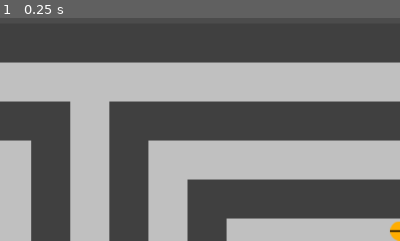
Above: before the commit, frame 1.
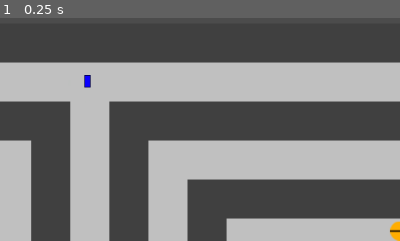
Above: after the commit, the same moment.

Repository: Charidan/Kleptochron
Game: Godot game, scene res://scenes/CollisionTest.tscn
The game is run twice, just before and just after one commit, with the same random seed, the same clock (stepped at 60 frames per second) and the same inputs.
Inputs:
- Up to frame 1 (0.25 s): no input
The pictures show only the part of the screen within x 0-50%, y 0-50%; the shares and areas given below are measured in that part.

The runs differ from the first frame. In frame 1, 0.1% of the frame differs, in the area x 21-23%, y 25-32%.

Commit message:
Keycards are now picked up and added to inventory.

Diff:
--- a/scenes/Character.tscn
+++ b/scenes/Character.tscn
@@ -8,7 +8,7 @@
 custom_solver_bias = 0.0
 radius = 15.293
 
-[node name="Character" type="KinematicBody2D" index="0"]
+[node name="Character" type="KinematicBody2D"]
 
 input_pickable = false
 collision_layer = 1
--- a/scenes/CollisionTest.tscn
+++ b/scenes/CollisionTest.tscn
@@ -6,6 +6,7 @@
 [ext_resource path="res://scenes/Door.tscn" type="PackedScene" id=4]
 [ext_resource path="res://tilesets/Interior.tres" type="TileSet" id=5]
 [ext_resource path="res://scenes/HUD.tscn" type="PackedScene" id=6]
+[ext_resource path="res://scenes/Keycard.tscn" type="PackedScene" id=7]
 
 [node name="Node2D" type="Node2D" index="0"]
 
@@ -89,3 +90,9 @@
 transform = Transform2D( 1, 0, 0, 1, 0, 0 )
 
 [node name="HUD" parent="CanvasLayer" index="0" instance=ExtResource( 6 )]
+
+[node name="Keycard" parent="." index="10" instance=ExtResource( 7 )]
+
+position = Vector2( 72, 26 )
+card_name = "Blue"
+card_color = "Blue"
--- a/scenes/Keycard.tscn
+++ b/scenes/Keycard.tscn
@@ -3,7 +3,7 @@
 [ext_resource path="res://scripts/KeycardD.gd" type="Script" id=1]
 [ext_resource path="res://assets/sprite_blue_keycard.png" type="Texture" id=2]
 
-[node name="Area2D" type="Area2D" index="0"]
+[node name="Keycard" type="Area2D"]
 
 input_pickable = true
 gravity_vec = Vector2( 0, 1 )
@@ -16,11 +16,11 @@
 card_name = null
 card_color = null
 
-[node name="CollisionPolygon2D" type="CollisionPolygon2D" parent="." index="0"]
+[node name="Keycard_Collision" type="CollisionPolygon2D" parent="." index="0"]
 
 build_mode = 0
 polygon = PoolVector2Array( -5, -10, -5, 5, 5, 5, 5, -10 )
 
-[node name="Sprite" type="Sprite" parent="CollisionPolygon2D" index="0"]
+[node name="Keycard_Sprite" type="Sprite" parent="Keycard_Collision" index="0"]
 
 texture = ExtResource( 2 )
--- a/scripts/Character.gd
+++ b/scripts/Character.gd
@@ -3,6 +3,9 @@
 var speed = 3
 var state = 'active'
 var replay_index = null
+#Inventory may want to be a dictionary
+var inventory = []
+
 
 var event_list = []
 
--- a/scripts/KeycardD.gd
+++ b/scripts/KeycardD.gd
@@ -10,14 +10,18 @@
 # var b = "textvar"
 
 func _ready():
-	pass
+	self.connect("body_entered", self, "_on_keycard_body_entered", [self])
 
-func _on_pressureplate_body_entered(body, origin):
+func _on_keycard_body_entered(body, origin):
 	if body.get_name() == "Character":
-		origin.pickup()
+		origin.pickup(body)
 
-func pickup():
-	pass
+func pickup(body):
+	#check to see if they keycard has already been picked up
+	self.hide()
+	#add keycard to inventory
+	body.inventory.append(self.card_name)
+	print("Picked up " + self.card_name)
 
 func reset_to_events(events):
 	if events == null:
Not shown: 1 places in scenes/CollisionTest.tscn that only renumber resources
